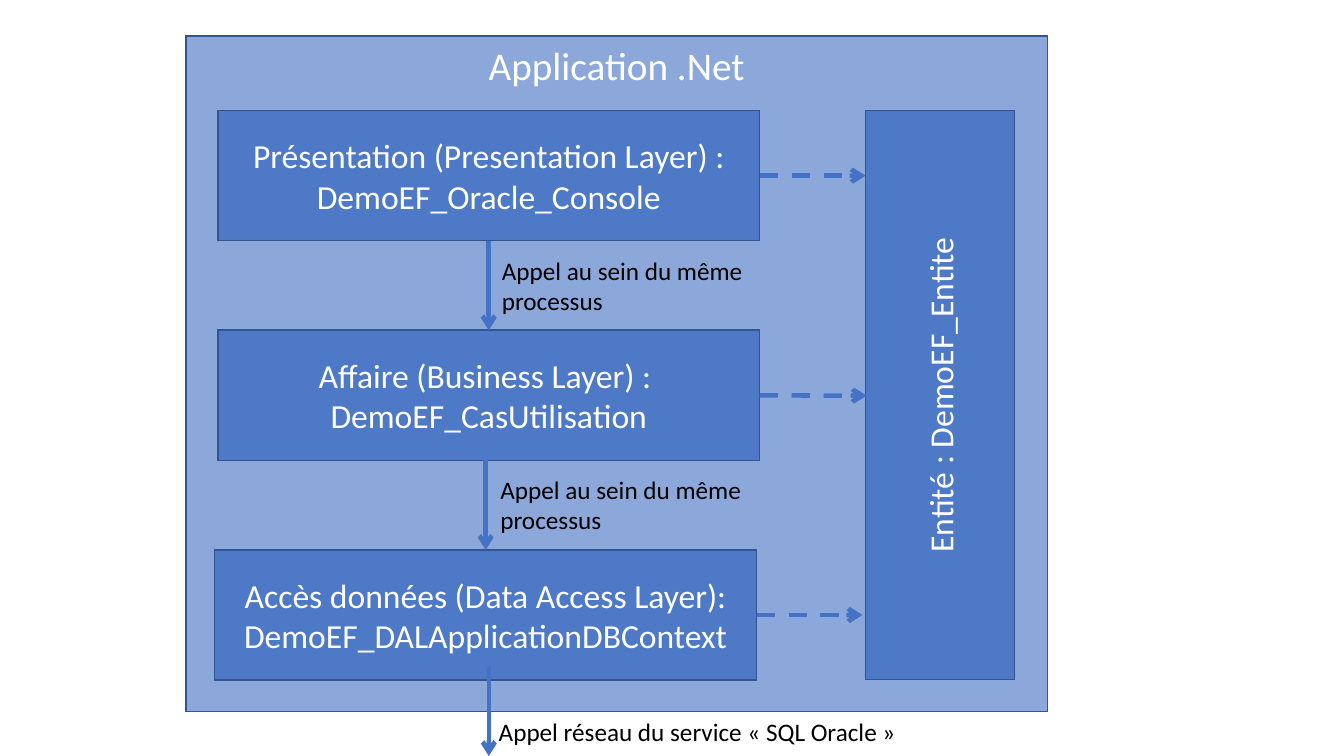
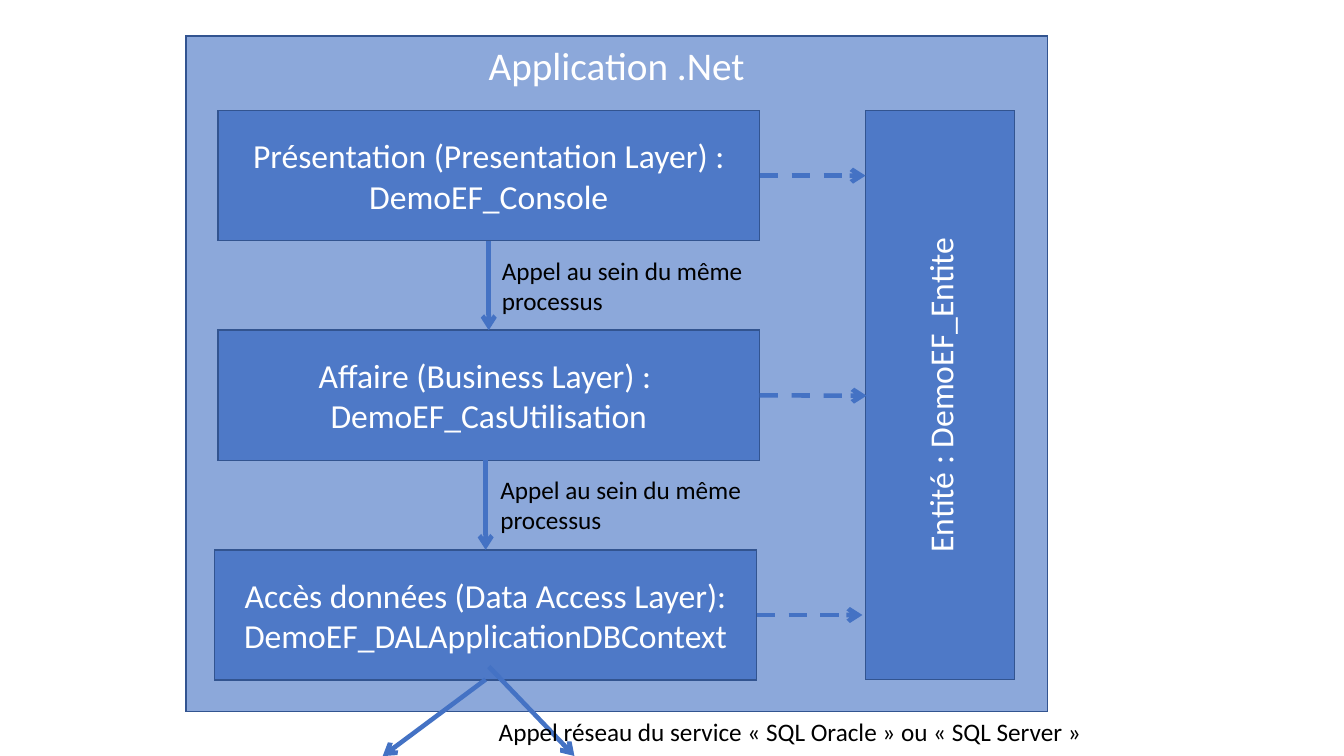
Before and after one commit to PiFou86/420-W34-SF, a slide deck: slide 2 of Module10_ORM/PreparationCours_DemoEF/Design/Design.pptx. Drawn at 1344x756 pixels with LibreOffice and Linux fonts; fonts in the diff are those of the drawing. Boxes give left, top, right and bottom in pixels: in the first picture for what was removed or moved away, otherwise in the second. Text is boxed around its words. In the diff, an @@ line names an element or a change of style, - is before the commit and + after.

```diff
--- a/Module10_ORM/PreparationCours_DemoEF/Design/Design.pptx
+++ b/Module10_ORM/PreparationCours_DemoEF/Design/Design.pptx
@@ text in rectangle at [369,185,608,214]: text changed @@
-DemoEF_Oracle_Console
+DemoEF_Console
@@ arrow added from (486, 680) to (383, 756), #4472C4 3.25 pt @@
@@ arrow moved from (489, 666) - (489, 756) to (489, 666) - (575, 756) @@
@@ text at [499,721,1063,748]: text changed @@
-Appel réseau du service « SQL Oracle »
+Appel réseau du service « SQL Oracle » ou « SQL Server »
```
Also in this commit, not shown: 3 other files.
